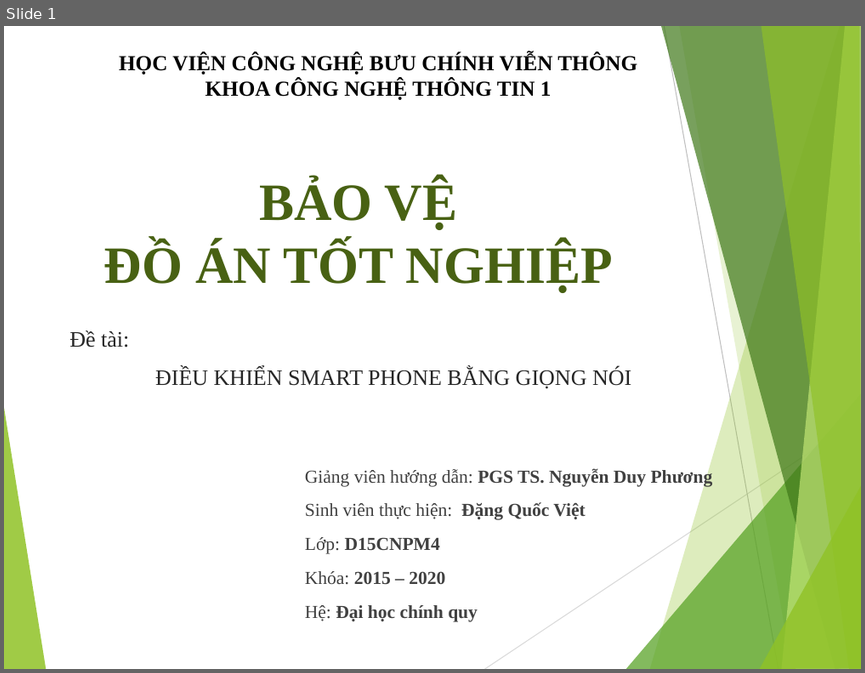
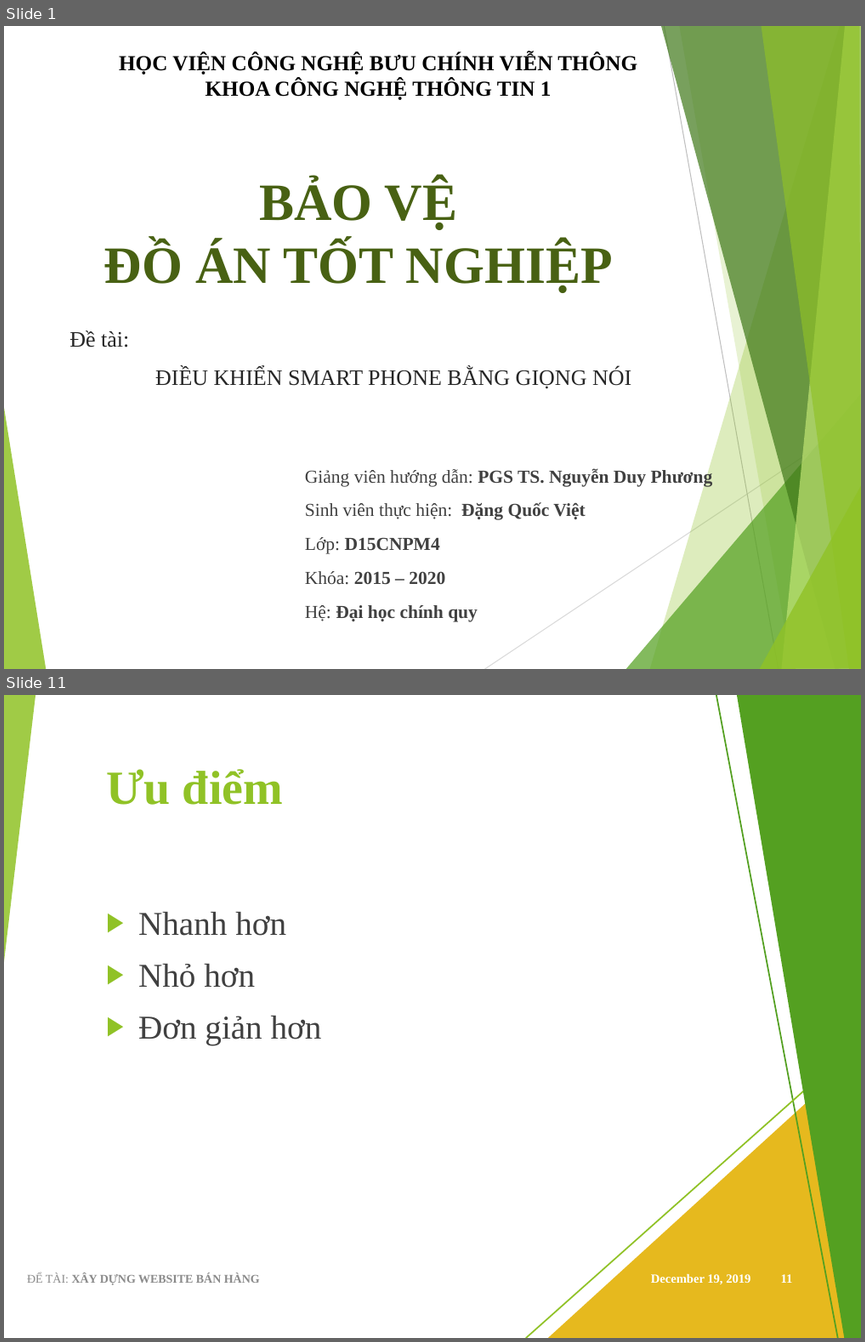
Before and after one commit to viet97/doandocs, a slide deck: DATN_Presentation.pptx. Shown one above the other, each under a label of ours: slide 1 before the commit, slides 1 and 11 after it; the slides between them are not shown. The pictures are 865x673 and 865x1342 pixels, drawn with LibreOffice and Linux fonts; fonts in the diff are those of the drawing. Boxes give left, top, right and bottom in pixels: in the first picture for what was removed or moved away, otherwise in the second. Text is boxed around its words. In the diff, an @@ line names an element or a change of style, - is before the commit and + after.

```diff
--- a/DATN_Presentation.pptx
+++ b/DATN_Presentation.pptx
@@ slide 11 added at box(4, 695, 861, 1338), background #FFFFFF; not listed: 10 template elements that a slide beside it also shows @@
@@ rectangle added at box(4, 695, 861, 1338), fill #FFFFFF @@
@@ triangle added at box(4, 695, 35, 961), fill #90C226 at 85% opacity @@
@@ line added from (716, 695) to (838, 1338), #54A021 1.25 pt @@
@@ freeform shape added at box(737, 695, 861, 1338), fill #54A021 @@
@@ title added at box(106, 769, 283, 805), 40 pt, text #90C226, bold @@
+Ưu điểm
@@ text added at box(138, 912, 322, 1045), 28 pt, text #404040 @@
+▶ Nhanh hơn
+▶ Nhỏ hơn
+▶ Đơn giản hơn
@@ line added from (861, 1040) to (526, 1338), #90C226 1.25 pt @@
@@ group added at box(4, 695, 861, 1338): 5 freeform shapes, 3 triangles, 2 lines @@
@@ triangle added at box(548, 1053, 861, 1338), fill #E6B91E @@
@@ text added at box(27, 1273, 260, 1285), 10 pt, text #8C8C8C, bold @@
+ĐỂ TÀI: XÂY DỰNG WEBSITE BÁN HÀNG
@@ text added at box(651, 1273, 750, 1284), 10.5 pt, text #FFFFFF, bold @@
+December 19, 2019
@@ page number added at box(781, 1274, 793, 1282), 10.5 pt, text #FFFFFF, bold @@
+11
```
Also in this commit, not shown: 16 slides changed, 1 other slide added.
